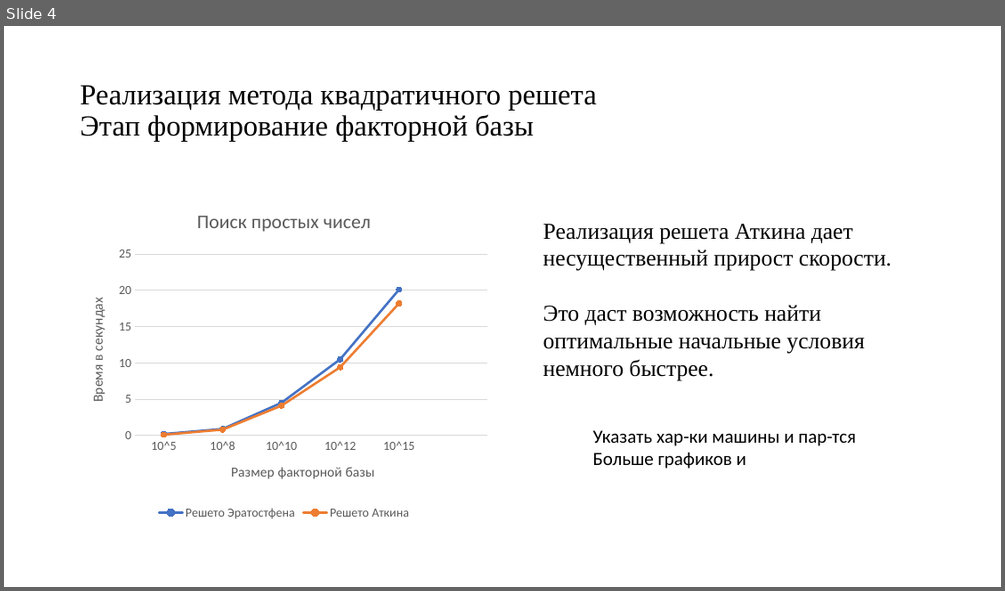
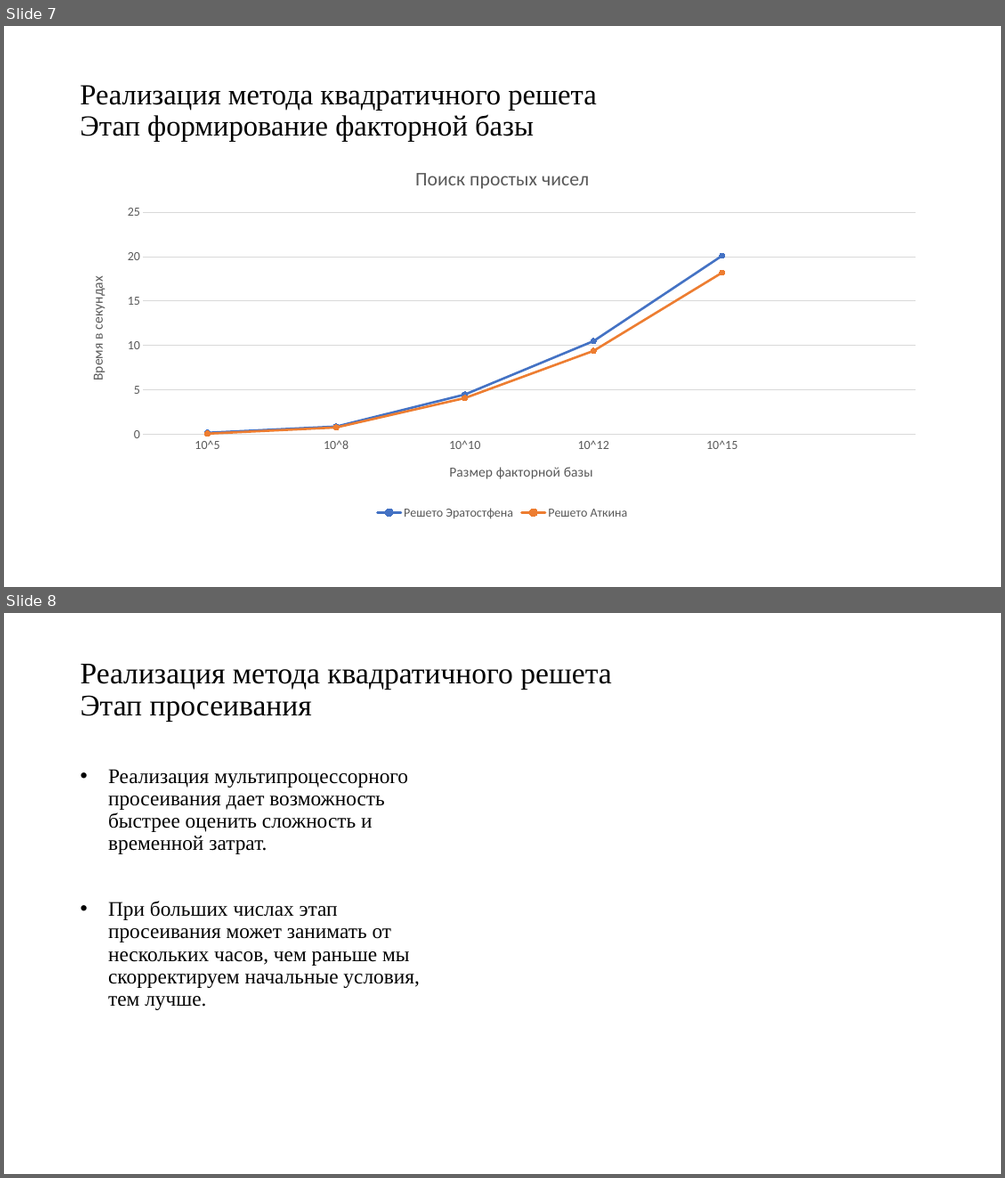
Before and after one commit to pagamov/VKR, a slide deck: Гамов Павел Чтения.pptx. Shown one above the other, each under a label of ours: slide 4 before the commit, slides 7 and 8 after it. The pictures are 1005x591 and 1005x1178 pixels, drawn with LibreOffice and Linux fonts; fonts in the diff are those of the drawing. Boxes give left, top, right and bottom in pixels: in the first picture for what was removed or moved away, otherwise in the second. Text is boxed around its words. In the diff, an @@ line names an element or a change of style, - is before the commit and + after.

```diff
--- a/Гамов Павел Чтения.pptx
+++ b/Гамов Павел Чтения.pptx
@@ slide 8 added at (4, 613, 1001, 1174), background #FFFFFF @@
@@ title added at (81, 664, 611, 722), 28.8 pt, text #000000 @@
+Реализация метода квадратичного решета
+Этап просеивания
@@ text added at (108, 769, 419, 1010), 20 pt, text #000000 @@
+• Реализация мультипроцессорного просеивания дает возможность быстрее оценить сложность и временной затрат.
+• При больших числах этап просеивания может занимать от нескольких часов, чем раньше мы скорректируем начальные условия, тем лучше.
@@ what was slide 4 is now slide 7 @@
@@ slide 7 changed as well @@
@@ line chart: place and size @@
-line chart at (73, 193, 496, 523)
+line chart at (73, 150, 933, 524)
@@ text removed at (543, 224, 891, 380) @@
-Реализация решета Аткина дает несущественный прирост скорости.
-Это даст возможность найти оптимальные начальные условия немного быстрее.
@@ text removed at (593, 430, 856, 468) @@
-Указать хар-ки машины и пар-тся
-Больше графиков и
```
Also in this commit, not shown: 5 other slides changed, 6 other slides added, 1 slide removed, 1 other file.
